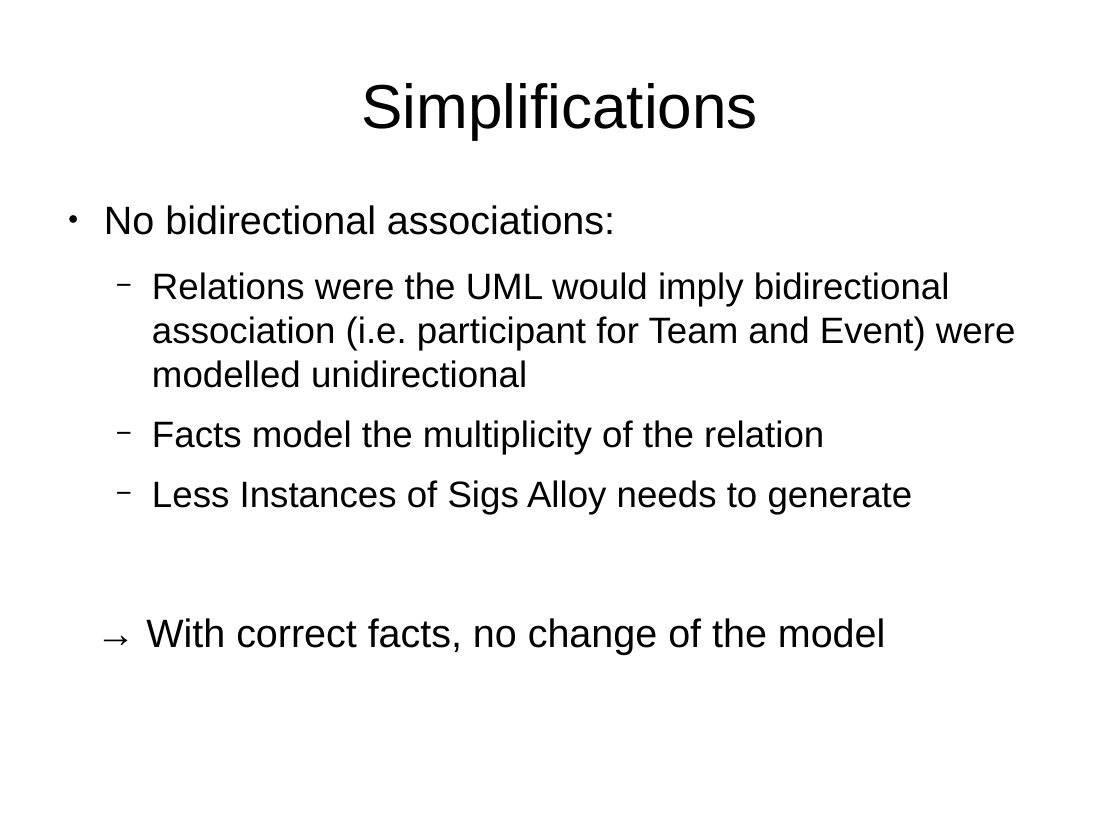
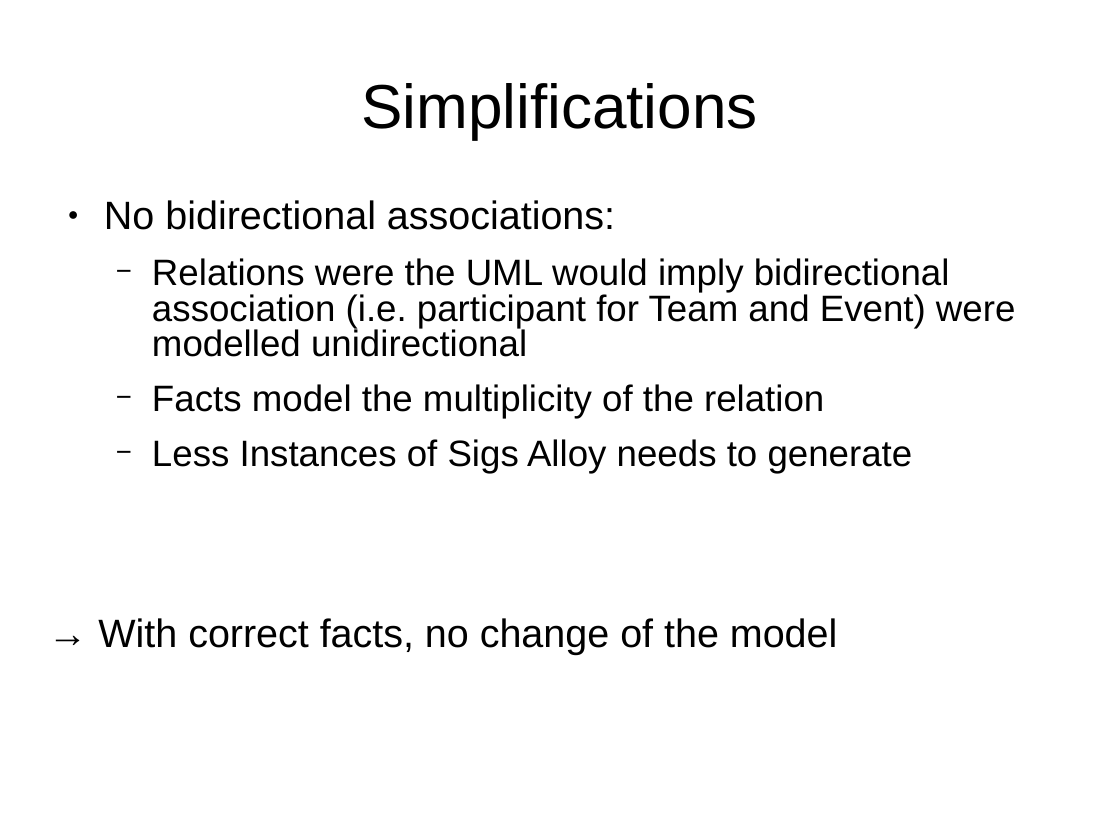
Before and after one commit to JonasMohler/SAE, a slide deck: slide 5 of Part_2/SAE-Präsi.odp (slide 4 before the commit). Drawn at 1120x840 pixels with LibreOffice and Linux fonts; fonts in the diff are those of the drawing. Boxes give left, top, right and bottom in pixels: in the first picture for what was removed or moved away, otherwise in the second. Text is boxed around its words. In the diff, an @@ line names an element or a change of style, - is before the commit and + after.

```diff
--- a/Part_2/SAE-Präsi.odp
+++ b/Part_2/SAE-Präsi.odp
@@ text "No bidirectional associations:" at <box>104,200,1016,473</box>: indent changed; line spacing 1 to 0.9; line spacing 1 to 0.8; more space between paragraphs @@
@@ text "→ With correct facts, no ..." at <box>98,618,838,655</box>: indent changed @@
```
Also in this commit, not shown: 2 other slides changed, 2 slides added, 1 slide removed.
